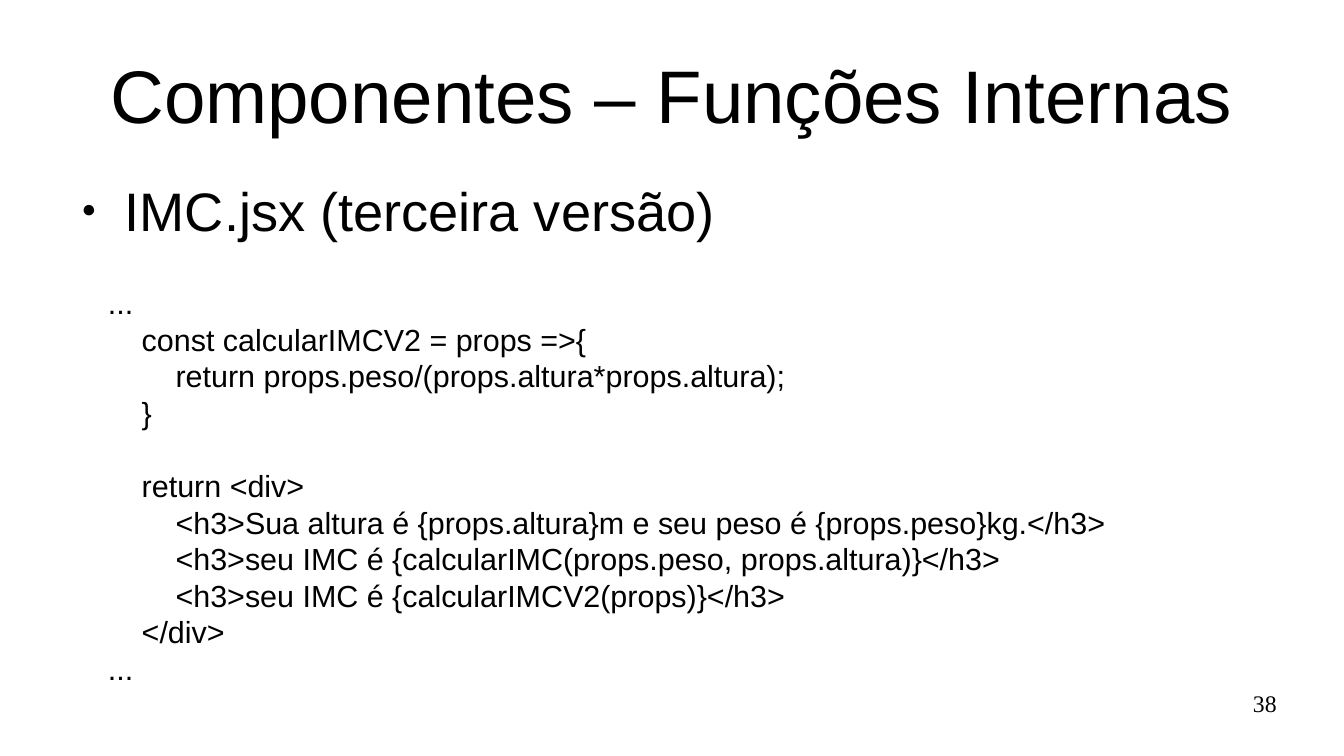
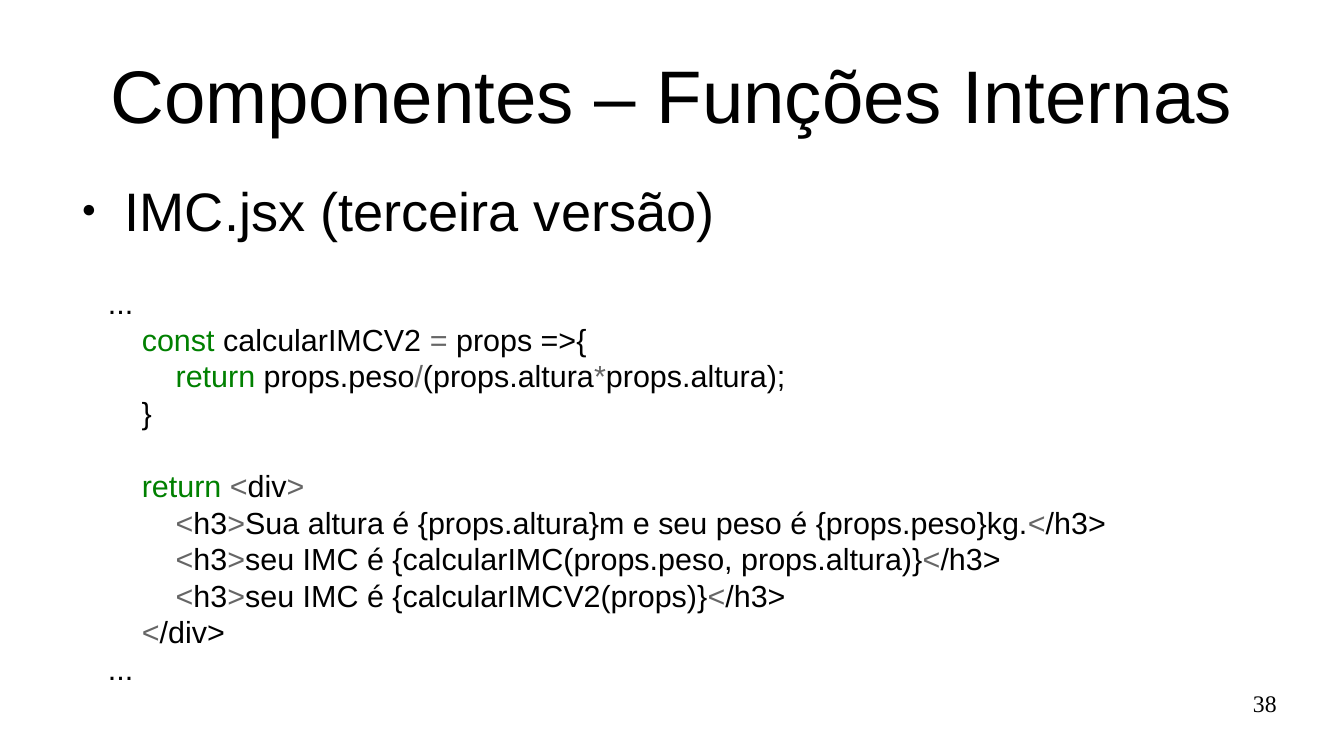
Before and after one commit to Marques-Dev/WEB_2020-1, a slide deck: slide 38 of SLIDES/aula01.odp. Drawn at 1344x756 pixels with LibreOffice and Linux fonts; fonts in the diff are those of the drawing. Boxes give left, top, right and bottom in pixels: in the first picture for what was removed or moved away, otherwise in the second. Text is boxed around its words. In the diff, an @@ line names an element or a change of style, - is before the commit and + after.

```diff
--- a/SLIDES/aula01.odp
+++ b/SLIDES/aula01.odp
@@ text at [142, 329, 1106, 644]: text colour #000000 to #008000 in "const", "return", "return"; text colour #000000 to #666666 in "=", "props.peso/(props.altura*props.altura);", "<div>", "<h3>Sua {props.peso}kg.</h3>" and 3 more places @@
```
Also in this commit, not shown: 9 other slides changed, 8 slides added, 5 slides removed, 5 other files.
